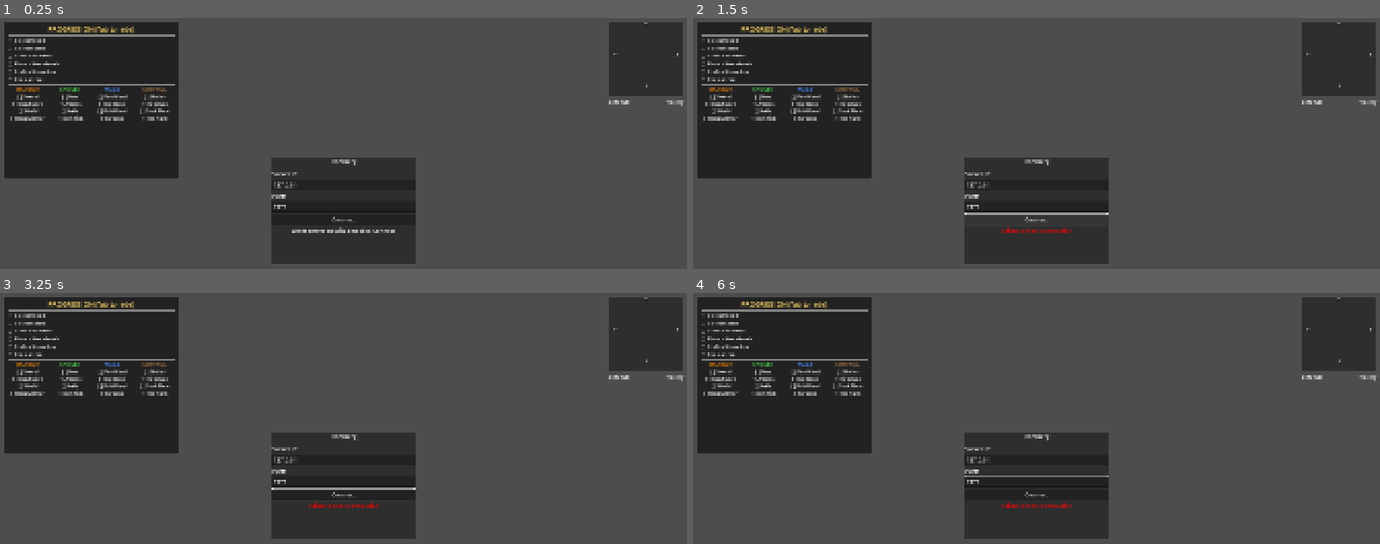
Above: before the commit, frames 1-4 (two rows, left to right).
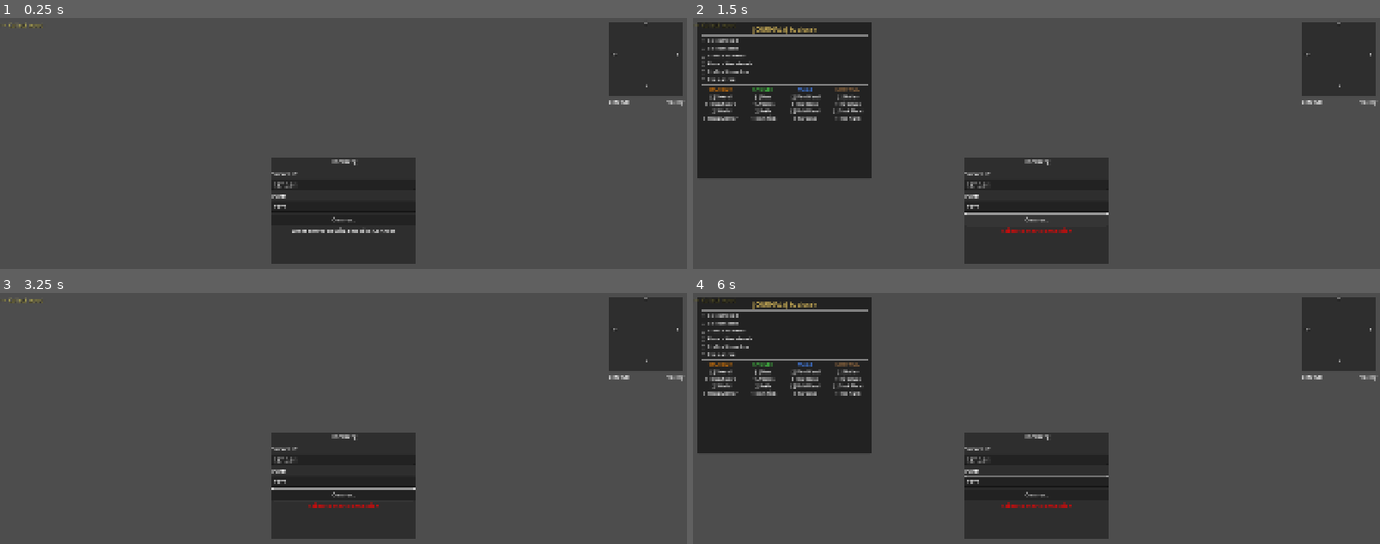
Above: after the commit, the same moments.

Repository: ruapotato/hamberg
Game: Godot game, scene res://scenes/main.tscn
Same seed, same stepped clock (60 frames per second), same inputs: the game is played once before the commit and once after it. Sound files missing from this copy of the repository are replaced by a short silence.
Inputs (mouse positions are in pixels of both pictures, inside the frame that each line leads up to):
- Up to frame 1 (0.25 s): no input
- Up to frame 2 (1.5 s): tap Enter at 0.5 s; move the mouse to (1187, 191) at 0.52 s; hold D (move_right) 0.53-1.25 s; tap J at 0.6 s; click (1187, 191) at 0.67 s; tap Space (jump) at 0.77, 1.07 s; click "Connect" at 1.25 s
- Up to frame 3 (3.25 s): drag from (206, 503) to (outside the picture) at 2.02 s; move the mouse to (412, 400) at 2.77 s; hold D (move_right) from 2.78 s (still down); hold Right mouse button (block) from 2.78 s (still down); click (412, 400) at 2.92 s; tap J at 3.05 s
- Up to frame 4 (6 s): release D (move_right) at 3.5 s; release Right mouse button (block) at 3.5 s; drag from (outside the picture) to (830, 428) at 3.52 s; move the mouse to (1242, 543) at 4.27 s; hold A (move_left) 4.28-5 s; tap Mouse wheel down (build_prev_piece) at 4.35 s; click (1242, 543) at 4.42 s; tap J at 4.55 s; drag from (830, 428) to (933, 388) at 5.02 s; move the mouse to (1070, 486) at 5.77 s; hold S (move_backward) from 5.78 s (still down); tap Middle mouse button (destroy_object) at 5.85 s; click (1070, 486) at 5.92 s

The runs differ from the first frame. In frame 1, 15% of the frame differs, in the area x 0-26%, y 1-64%; in frame 2, 0.2%; in frame 3, 15%; in frame 4, 0.2%.

Commit message:
fix: Vibrant blue sky, pure whoosh swing, compact task HUD
Sky colors — DayNightCycle now uses vibrant blue palette:
- SKY_TOP_DAY: (0.0, 0.2, 0.9) — deep vibrant blue, not gray
- SKY_HORIZON_DAY: (0.15, 0.35, 0.8) — blue horizon, not white
- COLOR_DAY: (0.7, 0.8, 1.0) — blue-white daylight
- GROUND_DAY: (0.05, 0.1, 0.3) — deep blue ground
- All dawn/dusk colors shifted to purple-blue tones

Swing sound fixed:
- Removed sine_wave(1200Hz) from sword_swing.wav — was causing
  a metallic "ding" on every swing even when hitting nothing
- Now pure bandpassed noise whoosh (600-3000Hz), no tonal content

Task HUD reworked:
- Single gold hint line at top-center always visible (">> Craft Hammer")
- Full skill tree panel hidden by default, toggle with J key (not Tab)
- Tab no longer conflicts with inventory
- Title changed to "JOURNAL (J to close)"

Co-Authored-By: Claude Opus 4.6 (1M context) <noreply@anthropic.com>

Diff:
--- a/client/ui/task_menu.gd
+++ b/client/ui/task_menu.gd
@@ -2,7 +2,8 @@
 
 ## TaskMenu - Skill Tree Progression UI
 ## Shows Phase 1 basics then 4 branching paths (Warrior, Ranger, Mage, Survival).
-## Toggle with Tab key. Displays in top-left corner, semi-transparent.
+## Always-visible hint line at top-center shows next task.
+## Full skill tree panel toggled with J key (Journal) or toggle_full_view().
 
 # Phase 1 tasks - everyone does these first
 const PHASE1_TASKS: Array[Dictionary] = [
@@ -67,6 +68,7 @@
 var _path_header_labels: Array[Label] = []
 var _path_task_labels: Array[Array] = []  # Array of Array[Label], one per path
 var _title_label: Label = null
+var _hint_label: Label = null
 var _is_visible: bool = false
 var _day_count: int = 1
 
@@ -77,6 +79,17 @@
 	anchors_preset = PRESET_FULL_RECT
 	anchor_right = 1.0
 	anchor_bottom = 1.0
+
+	# Always-visible hint label at top-center
+	_hint_label = Label.new()
+	_hint_label.horizontal_alignment = HORIZONTAL_ALIGNMENT_CENTER
+	_hint_label.anchors_preset = PRESET_TOP_WIDE
+	_hint_label.offset_top = 8.0
+	_hint_label.add_theme_font_size_override("font_size", 16)
+	_hint_label.add_theme_color_override("font_color", Color(0.9, 0.85, 0.4, 0.8))
+	_hint_label.add_theme_color_override("font_shadow_color", Color(0, 0, 0, 0.5))
+	_hint_label.mouse_filter = Control.MOUSE_FILTER_IGNORE
+	add_child(_hint_label)
 
 	_panel = PanelContainer.new()
 	_panel.mouse_filter = Control.MOUSE_FILTER_IGNORE
@@ -111,7 +124,7 @@
 
 	# Title
 	_title_label = Label.new()
-	_title_label.text = "PROGRESSION (Tab to hide)"
+	_title_label.text = "JOURNAL (J to close)"
 	_title_label.horizontal_alignment = HORIZONTAL_ALIGNMENT_CENTER
 	_title_label.add_theme_color_override("font_color", Color(1.0, 0.85, 0.4))
 	_title_label.add_theme_font_size_override("font_size", 18)
@@ -177,19 +190,22 @@
 			row_hbox.add_child(label)
 			_path_task_labels[path_idx].append(label)
 
-	# Start visible
-	_panel.visible = true
-	_is_visible = true
+	# Full panel starts hidden — hint label is always visible
+	_panel.visible = false
+	_is_visible = false
+
+	_update_hint()
 
 
 func _unhandled_input(event: InputEvent) -> void:
 	if event is InputEventKey and event.pressed and not event.echo:
-		if event.keycode == KEY_TAB:
-			_toggle_visibility()
+		if event.keycode == KEY_J:
+			toggle_full_view()
 			get_viewport().set_input_as_handled()
 
 
-func _toggle_visibility() -> void:
+## Toggle the full skill tree panel visibility. Can be called externally.
+func toggle_full_view() -> void:
 	_is_visible = not _is_visible
 	_panel.visible = _is_visible
 
@@ -232,6 +248,7 @@
 					print("[TaskMenu] Task completed: %s" % task["short"])
 
 	_update_display()
+	_update_hint()
 
 
 func _check_task(task_id: String, inventory: Node) -> bool:
@@ -307,6 +324,23 @@
 	return false
 
 
+func _update_hint() -> void:
+	if not _hint_label:
+		return
+	# Find first incomplete Phase 1 task
+	for task in PHASE1_TASKS:
+		if not completed_tasks.get(task["id"], false):
+			_hint_label.text = ">> %s" % task["description"]
+			return
+	# Phase 1 done — show next incomplete task from any path
+	for path in PATHS:
+		for task in path["tasks"]:
+			if not completed_tasks.get(task["id"], false):
+				_hint_label.text = ">> %s: %s" % [path["name"], task["short"]]
+				return
+	_hint_label.text = "All tasks complete!"
+
+
 func _update_display() -> void:
 	var phase1_complete = _is_phase1_complete()
 
@@ -377,3 +411,4 @@
 	if data.has("day_count"):
 		_day_count = data["day_count"]
 	_update_display()
+	_update_hint()
--- a/shared/day_night_cycle.gd
+++ b/shared/day_night_cycle.gd
@@ -54,39 +54,39 @@
 const SUNSET_HOUR: float = 20.0
 const NOON_HOUR: float = 12.0
 
-# Light colors for different times
-const COLOR_DAWN := Color(1.0, 0.7, 0.5)      # Warm orange sunrise
-const COLOR_DAY := Color(1.0, 0.98, 0.95)     # Slightly warm white
-const COLOR_DUSK := Color(1.0, 0.5, 0.3)      # Deep orange sunset
-const COLOR_NIGHT := Color(0.3, 0.35, 0.5)    # Cool blue moonlight
+# Light colors — blue-tinted to match #0034ff palette
+const COLOR_DAWN := Color(0.7, 0.5, 0.8)      # Purple-blue sunrise
+const COLOR_DAY := Color(0.7, 0.8, 1.0)       # Blue-white daylight
+const COLOR_DUSK := Color(0.6, 0.3, 0.6)      # Purple dusk
+const COLOR_NIGHT := Color(0.15, 0.2, 0.45)   # Deep blue moonlight
 
 # Light energy for different times
 const ENERGY_DAWN: float = 0.8
-const ENERGY_DAY: float = 1.2
+const ENERGY_DAY: float = 1.1
 const ENERGY_DUSK: float = 0.7
 const ENERGY_NIGHT: float = 0.15
 
-# Ambient light colors
-const AMBIENT_DAWN := Color(0.6, 0.5, 0.5)
-const AMBIENT_DAY := Color(0.6, 0.7, 0.8)
-const AMBIENT_DUSK := Color(0.5, 0.4, 0.5)
-const AMBIENT_NIGHT := Color(0.15, 0.15, 0.25)
-
-# Sky top colors (zenith)
-const SKY_TOP_DAWN := Color(0.6, 0.4, 0.5)
-const SKY_TOP_DAY := Color(0.3, 0.5, 0.9)
-const SKY_TOP_DUSK := Color(0.4, 0.2, 0.4)
-const SKY_TOP_NIGHT := Color(0.02, 0.02, 0.08)
-
-# Sky horizon colors
-const SKY_HORIZON_DAWN := Color(1.0, 0.6, 0.4)
-const SKY_HORIZON_DAY := Color(0.55, 0.7, 0.9)
-const SKY_HORIZON_DUSK := Color(1.0, 0.4, 0.2)
-const SKY_HORIZON_NIGHT := Color(0.05, 0.05, 0.12)
-
-# Ground color (below horizon)
-const GROUND_DAY := Color(0.25, 0.2, 0.15)
-const GROUND_NIGHT := Color(0.02, 0.02, 0.03)
+# Ambient light colors — blue-tinted
+const AMBIENT_DAWN := Color(0.4, 0.35, 0.6)
+const AMBIENT_DAY := Color(0.3, 0.45, 0.8)
+const AMBIENT_DUSK := Color(0.35, 0.25, 0.5)
+const AMBIENT_NIGHT := Color(0.08, 0.1, 0.25)
+
+# Sky top colors (zenith) — vibrant blue
+const SKY_TOP_DAWN := Color(0.3, 0.2, 0.6)
+const SKY_TOP_DAY := Color(0.0, 0.2, 0.9)     # Vibrant #0034ff blue
+const SKY_TOP_DUSK := Color(0.25, 0.1, 0.45)
+const SKY_TOP_NIGHT := Color(0.01, 0.02, 0.08)
+
+# Sky horizon colors — blue, NOT white
+const SKY_HORIZON_DAWN := Color(0.6, 0.35, 0.55)
+const SKY_HORIZON_DAY := Color(0.15, 0.35, 0.8)  # Blue horizon, not white
+const SKY_HORIZON_DUSK := Color(0.5, 0.2, 0.35)
+const SKY_HORIZON_NIGHT := Color(0.03, 0.04, 0.12)
+
+# Ground color (below horizon) — deep blue
+const GROUND_DAY := Color(0.05, 0.1, 0.3)
+const GROUND_NIGHT := Color(0.01, 0.02, 0.05)
 
 # Moon settings
 var moon_phase: float = 0.5  # 0=new, 0.25=first quarter, 0.5=full, 0.75=last quarter
Not shown, changed: audio/generated/bush_break.wav
Not shown, changed: audio/generated/punch_hit.wav
Not shown, changed: audio/generated/punch_swing.wav
Not shown, changed: audio/generated/sword_hit.wav
Not shown, changed: audio/generated/sword_swing.wav
Not shown, changed: audio/generated/tree_chop.wav
Not shown, changed: tools/generate_sounds.py
